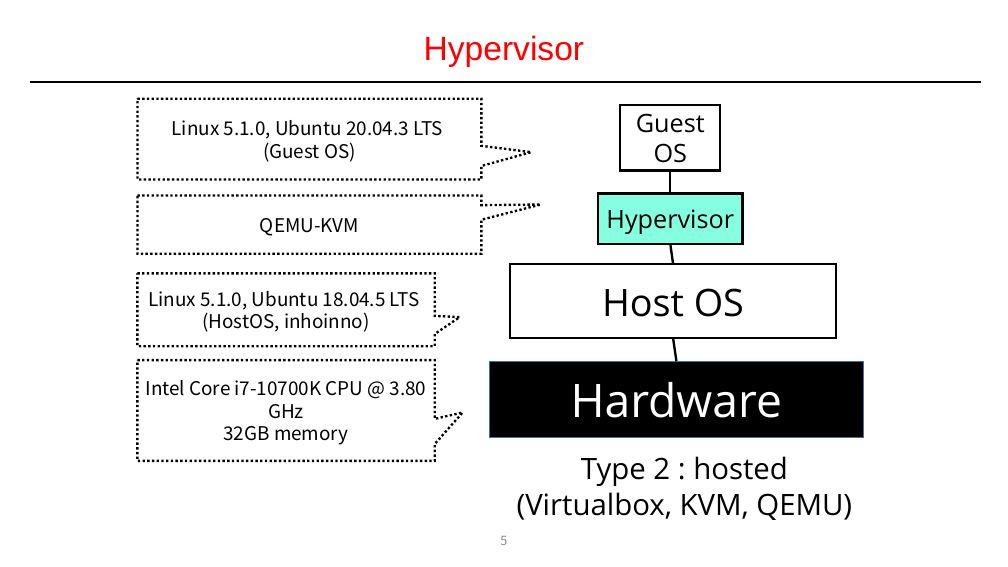
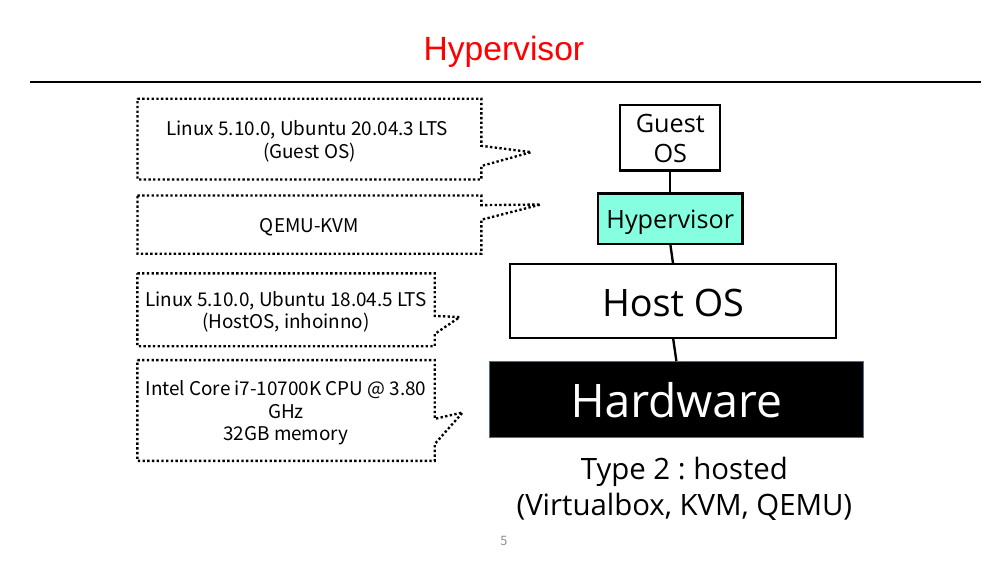
Before and after one commit to DKU-EmbeddedSystem-Lab/2022_Kernel_Study, a slide deck: slide 5 of 7주(2월 22일)/7주차_FEMU_송인호.pptx. Drawn at 1008x567 pixels with LibreOffice and Linux fonts; fonts in the diff are those of the drawing. Boxes give left, top, right and bottom in pixels: in the first picture for what was removed or moved away, otherwise in the second. Text is boxed around its words. In the diff, an @@ line names an element or a change of style, - is before the commit and + after.

```diff
--- a/7주(2월 22일)/7주차_FEMU_송인호.pptx
+++ b/7주(2월 22일)/7주차_FEMU_송인호.pptx
@@ text in speech box at (x1=166, y1=120, x2=447, y2=139): text changed @@
-Linux 5.1.0, Ubuntu 20.04.3 LTS
+Linux 5.10.0, Ubuntu 20.04.3 LTS
@@ text in speech box at (x1=145, y1=291, x2=426, y2=310): text changed @@
-Linux 5.1.0, Ubuntu 18.04.5 LTS
+Linux 5.10.0, Ubuntu 18.04.5 LTS
```
Also in this commit, not shown: 6 other slides changed, 2 other files.
